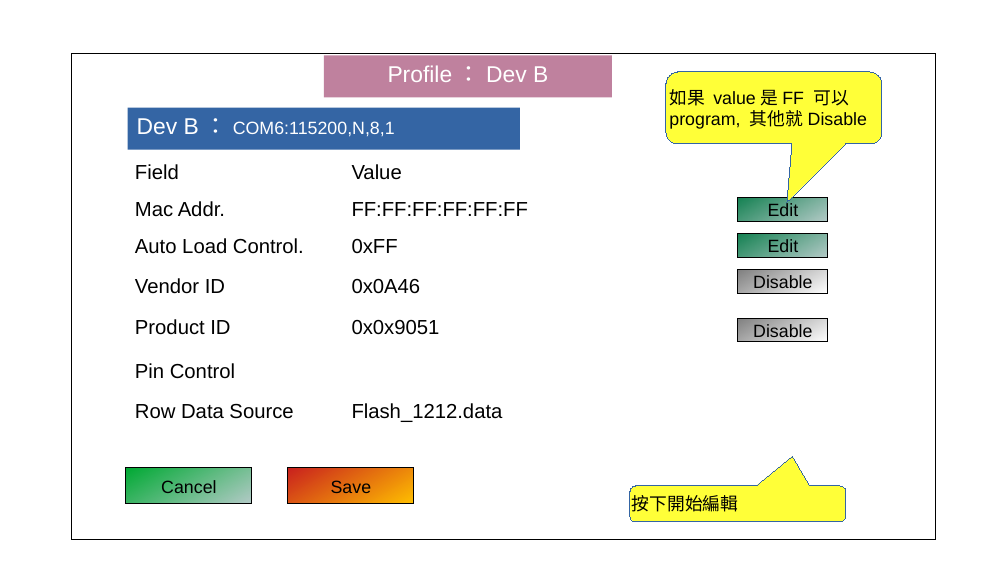
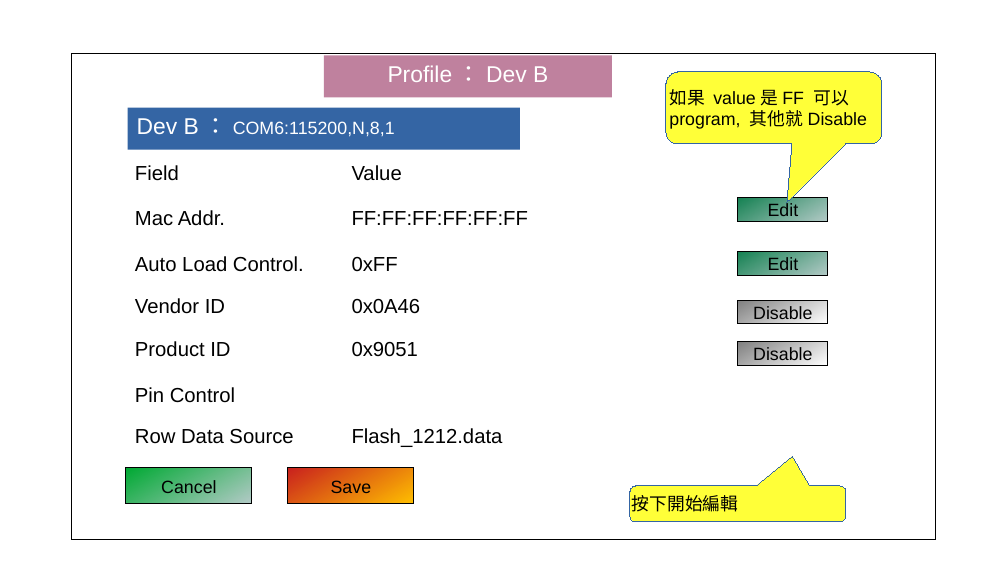
Before and after one commit to tomjpsun/obsidianVaults, a slide deck: slide 3 of DM9051A OTP 燒錄專案/8051A OTP GUI.odp. Drawn at 1008x567 pixels with LibreOffice and Linux fonts; fonts in the diff are those of the drawing. Boxes give left, top, right and bottom in pixels: in the first picture for what was removed or moved away, otherwise in the second. Text is boxed around its words. In the diff, an @@ line names an element or a change of style, - is before the commit and + after.

Commit message:
vault backup: 2023-12-15 14:17:11
Affected files:
DM9051A OTP 燒錄專案/.~lock.8051A OTP GUI.odp#
DM9051A OTP 燒錄專案/8051A OTP GUI.odp

```diff
--- a/DM9051A OTP 燒錄專案/8051A OTP GUI.odp
+++ b/DM9051A OTP 燒錄專案/8051A OTP GUI.odp
@@ table at (126,154,844,464) @@
-row 5, column 2: 0x0x9051
+row 5, column 2: 0x9051
@@ rectangle "Edit": place and size @@
-rectangle "Edit" at (738,234,828,258)
+rectangle "Edit" at (738,252,828,276)
@@ rectangle "Disable": place and size @@
-rectangle "Disable" at (738,270,828,294)
+rectangle "Disable" at (738,300,828,324)
@@ rectangle "Disable": place and size @@
-rectangle "Disable" at (738,318,828,342)
+rectangle "Disable" at (738,342,828,366)
```
Also in this commit, not shown: 1 other file.
